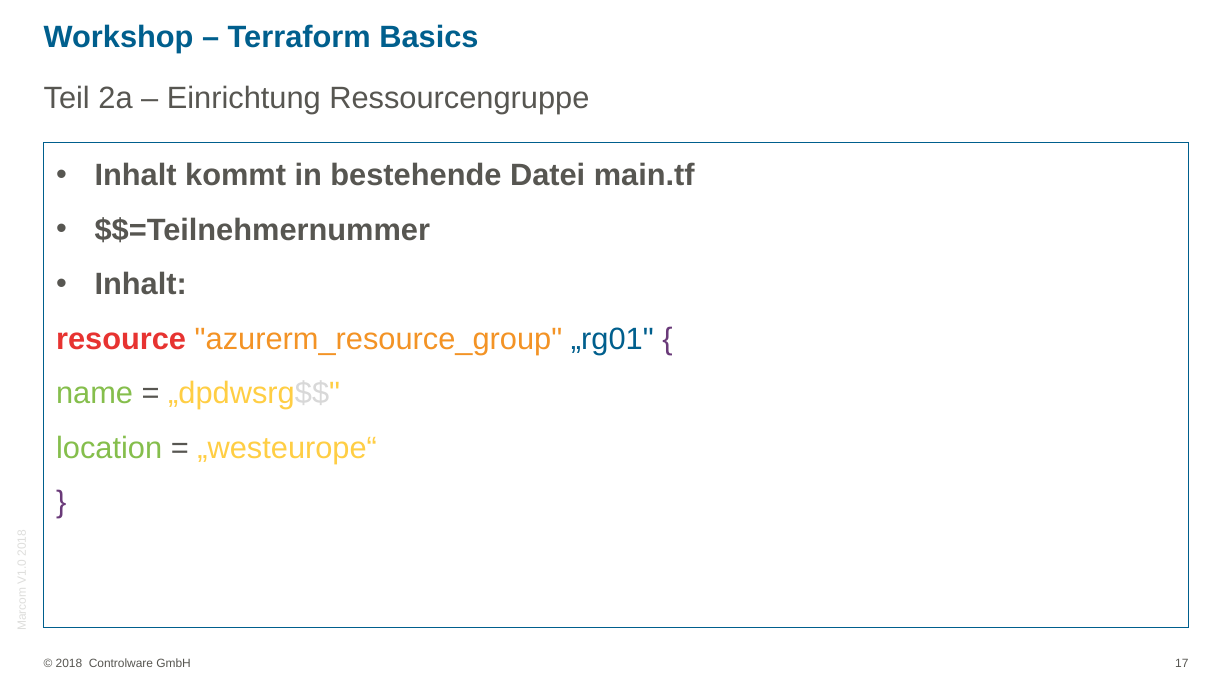
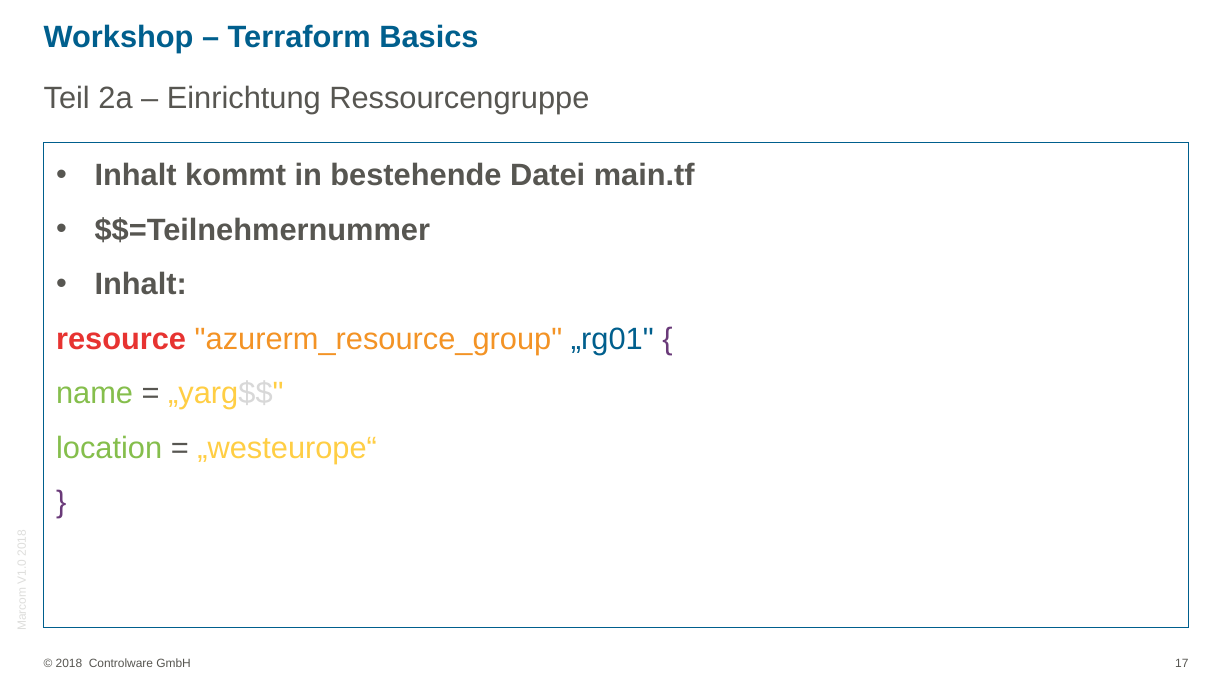
Before and after one commit to rscheder/workshops, a slide deck: slide 17 of tf/ppt/Workshop_Terraform_Basic.pptx. Drawn at 1232x693 pixels with LibreOffice and Linux fonts; fonts in the diff are those of the drawing; background and template pictures are left out. Boxes give left, top, right and bottom in pixels: in the first picture for what was removed or moved away, otherwise in the second. Text is boxed around its words. In the diff, an @@ line names an element or a change of style, - is before the commit and + after.

```diff
--- a/tf/ppt/Workshop_Terraform_Basic.pptx
+++ b/tf/ppt/Workshop_Terraform_Basic.pptx
@@ text at (x1=56, y1=382, x2=283, y2=409): text changed @@
-name = „dpdwsrg$$"
+name = „yarg$$"
```
Also in this commit, not shown: 5 other slides changed, 2 other files.
